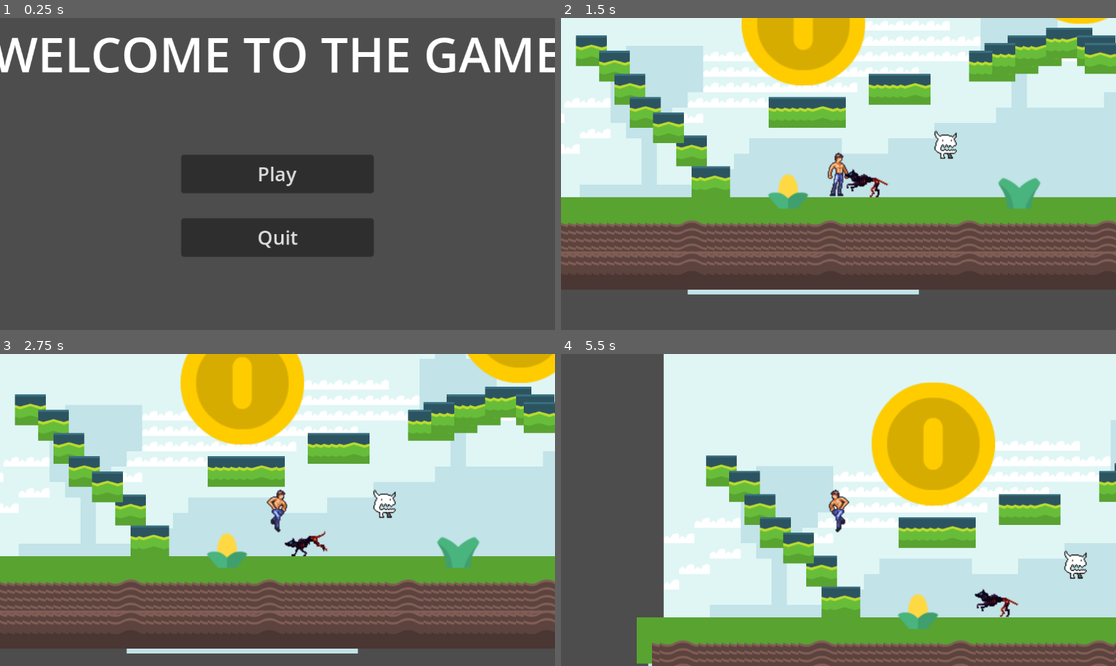
Above: before the commit, frames 1-4 (two rows, left to right).
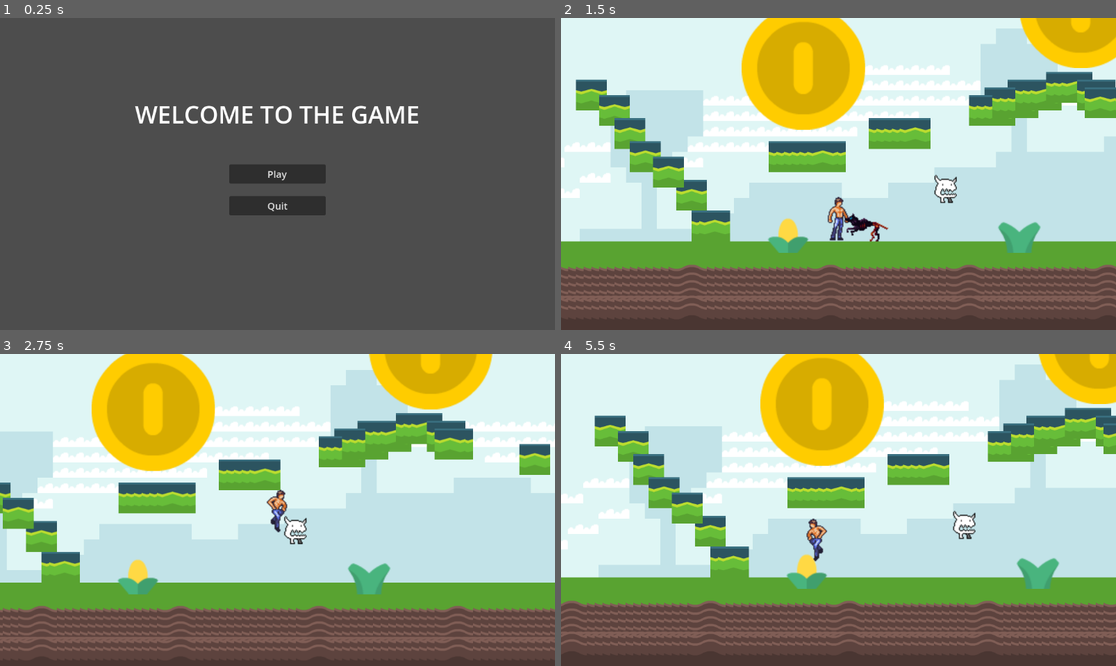
Above: after the commit, the same moments.

Repository: Allan-Mance/2D-Platformer
Game: Godot game, scene res://UI/main_menu.tscn
The game is run twice, just before and just after one commit, with the same random seed, the same clock (stepped at 60 frames per second) and the same inputs.
Inputs:
- Up to frame 1 (0.25 s): no input
- Up to frame 2 (1.5 s): click "Play" at 0.5 s; hold D (Right) from 1.28 s (still down); tap Space (Attack) at 1.35 s
- Up to frame 3 (2.75 s): keep holding D (Right); tap W (Jump) at 1.52, 1.55, 1.82, 2.1, 2.27, 2.57 s; tap Space (Attack) at 2.3 s
- Up to frame 4 (5.5 s): release D (Right) at 2.78 s; hold A (Left) 2.78-3.53 s; tap Space (Attack) at 2.85, 3.6, 5.1 s; tap W (Jump) at 3.05, 3.77, 4.07, 4.35, 4.52, 4.82, 5.27 s; hold D (Right) 3.53-5.03 s; hold A (Left) from 5.03 s (still down)

The runs differ from the first frame. In frame 1, 14% of the frame differs, in the area x 0-100%, y 6-77%; in frame 2, 71%; in frame 3, 66%; in frame 4, 79%, in the area x 0-100%, y 0-100%.

Commit message:
Adds a few updates
I did a little cleanup, including implementing attack. Let me know what else I can help with. It looks like you copied a state from a state machine as your monster script; I would recommend a different starting place; if you let me know what you imagine your next steps to be, I would be happy to do what I can to help.

Diff:
--- /dev/null
+++ b/Global.gd
@@ -0,0 +1,6 @@
+extends Node
+
+
+func _unhandled_input(event):
+	if event.is_action_pressed("Quit"):
+		get_tree().quit()
--- a/Player/Player.gd
+++ b/Player/Player.gd
@@ -6,6 +6,26 @@
 
 # Get the gravity from the project settings to be synced with RigidBody nodes.
 var gravity = ProjectSettings.get_setting("physics/2d/default_gravity")
+var direction = 0
+
+var damage = 10
+
+
+func change_animation(a):
+	if $Sprite.animation == a or ($Sprite.is_playing() and not $Sprite.sprite_frames.get_animation_loop($Sprite.animation)):
+		return
+	$Sprite.play(a)
+
+
+func attack():
+	var attack_rc = null
+	if direction >= 0:
+		attack_rc = $Attack_Right
+	if direction < 0:
+		attack_rc = $Attack_Left
+	var enemy = attack_rc.get_collider()
+	if enemy != null and enemy.has_method("damage"):
+		enemy.damage(damage)
 
 
 func _physics_process(delta):
@@ -14,22 +34,23 @@
 		velocity.y += gravity * delta
 		$Sprite.animation = "Fall"
 	elif abs(velocity.x) > 0:
-		$Sprite.play("Walk")
+		change_animation("Walk")
 	else:
-		$Sprite.animation = "Idle"
+		change_animation("Idle")
 
 	# Handle Jump.
 	if Input.is_action_just_pressed("Jump") and is_on_floor():
-		$Sprite.play("Jump")
+		change_animation("Jump")
 		velocity.y = JUMP_VELOCITY
 
 	if Input.is_action_just_pressed("Attack") and is_on_floor():
-		$Sprite.play("Attack")
+		change_animation("Attack")
+		$Attack.start()
 
 
 	# Get the input direction and handle the movement/deceleration.
 	# As good practice, you should replace UI actions with custom gameplay actions.
-	var direction = Input.get_axis("Left", "Right")
+	direction = Input.get_axis("Left", "Right")
 	if direction:
 		velocity.x = direction * SPEED
 		if direction < 0:
@@ -46,3 +67,7 @@
 func _on_coin_collector_body_entered(body):
 	if body.name == "$Coins":
 		body.get_coin(global_position)
+
+
+func _on_attack_timeout():
+	attack()
--- a/Wolf.gd
+++ b/Wolf.gd
@@ -27,6 +27,9 @@
 	if $AnimatedSprite2D.sprite_frames.has_animation(anim): $AnimatedSprite2D.play(anim)
 	else: $AnimatedSprite2D.play()
 
+func damage(d):
+	queue_free()
+
 
 func attack_target():
 	if $Attack.is_colliding():
--- a/game.tscn
+++ b/game.tscn
@@ -1250,6 +1250,16 @@
 position = Vector2(0, 3)
 shape = SubResource("CapsuleShape2D_yo3wn")
 
+[node name="Attack_Right" type="RayCast2D" parent="Player"]
+target_position = Vector2(30, 2.08165e-12)
+
+[node name="Attack_Left" type="RayCast2D" parent="Player"]
+target_position = Vector2(-30, 2.08165e-12)
+
+[node name="Attack" type="Timer" parent="Player"]
+wait_time = 0.5
+one_shot = true
+
 [node name="Platform" type="TileMap" parent="."]
 scale = Vector2(0.5, 0.5)
 tile_set = SubResource("TileSet_fbjpt")
@@ -1263,6 +1273,9 @@
 layer_0/tile_data = PackedInt32Array(196620, 655360, 2, 196638, 720896, 2, 196649, 589824, 3, 262141, 720896, 3)
 
 [node name="Camera2D" type="Camera2D" parent="."]
+zoom = Vector2(2, 2)
+limit_left = 0
+limit_bottom = 380
 script = ExtResource("5_8mbtu")
 
 [node name="Enemy" type="Node2D" parent="."]
@@ -1274,3 +1287,4 @@
 position = Vector2(75, 11)
 
 [connection signal="body_entered" from="Player/Coin_Collector" to="Player" method="_on_coin_collector_body_entered"]
+[connection signal="timeout" from="Player/Attack" to="Player" method="_on_attack_timeout"]
--- a/project.godot
+++ b/project.godot
@@ -15,9 +15,9 @@
 config/features=PackedStringArray("4.1", "GL Compatibility")
 config/icon="res://icon.svg"
 
-[display]
+[autoload]
 
-window/stretch/scale=2.0
+Global="*res://Global.gd"
 
 [input]
 
@@ -41,6 +41,11 @@
 "events": [Object(InputEventKey,"resource_local_to_scene":false,"resource_name":"","device":-1,"window_id":0,"alt_pressed":false,"shift_pressed":false,"ctrl_pressed":false,"meta_pressed":false,"pressed":false,"keycode":0,"physical_keycode":32,"key_label":0,"unicode":32,"echo":false,"script":null)
 ]
 }
+Quit={
+"deadzone": 0.5,
+"events": [Object(InputEventKey,"resource_local_to_scene":false,"resource_name":"","device":-1,"window_id":0,"alt_pressed":false,"shift_pressed":false,"ctrl_pressed":false,"meta_pressed":false,"pressed":false,"keycode":0,"physical_keycode":4194305,"key_label":0,"unicode":0,"echo":false,"script":null)
+]
+}
 
 [rendering]
 
